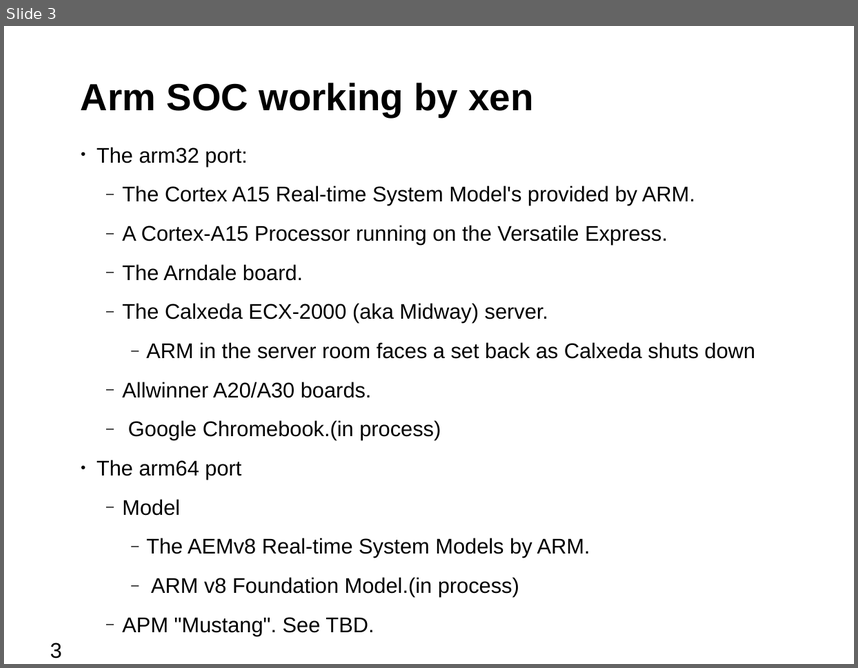
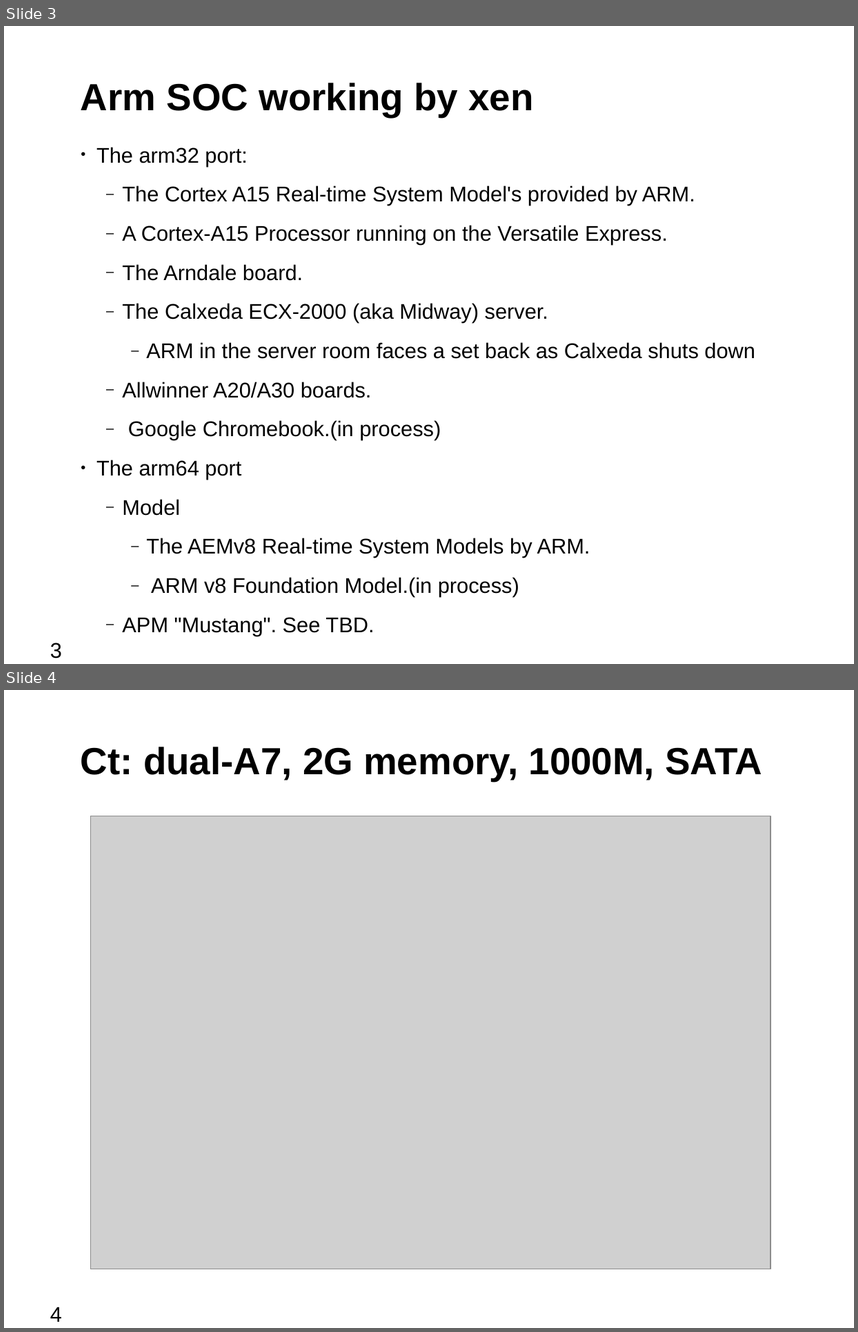
Before and after one commit to bjzhang/open_log, a slide deck: novell/community/ouros/xen_on_cubietruck.odp. Shown one above the other, each under a label of ours: slide 3 before the commit, slides 3 and 4 after it. The pictures are 858x668 and 858x1332 pixels, drawn with LibreOffice and Linux fonts; fonts in the diff are those of the drawing; grey boxes stand for pictures; background and template pictures are left out. Boxes give left, top, right and bottom in pixels: in the first picture for what was removed or moved away, otherwise in the second. Text is boxed around its words. In the diff, an @@ line names an element or a change of style, - is before the commit and + after.

```diff
--- a/novell/community/ouros/xen_on_cubietruck.odp
+++ b/novell/community/ouros/xen_on_cubietruck.odp
@@ slide 4 added at (4,690,854,1328), background #FFFFFF @@
@@ title added at (81,747,762,781), 32 pt, text #000000, bold @@
+Ct: dual-A7, 2G memory, 1000M, SATA
@@ picture added at (91,816,771,1269) @@
@@ page number added at (50,1306,62,1321), 18 pt, text #000000 @@
+4
```
Also in this commit, not shown: 2 slides changed, 9 other slides added, 1 slide removed, 2 other files.
